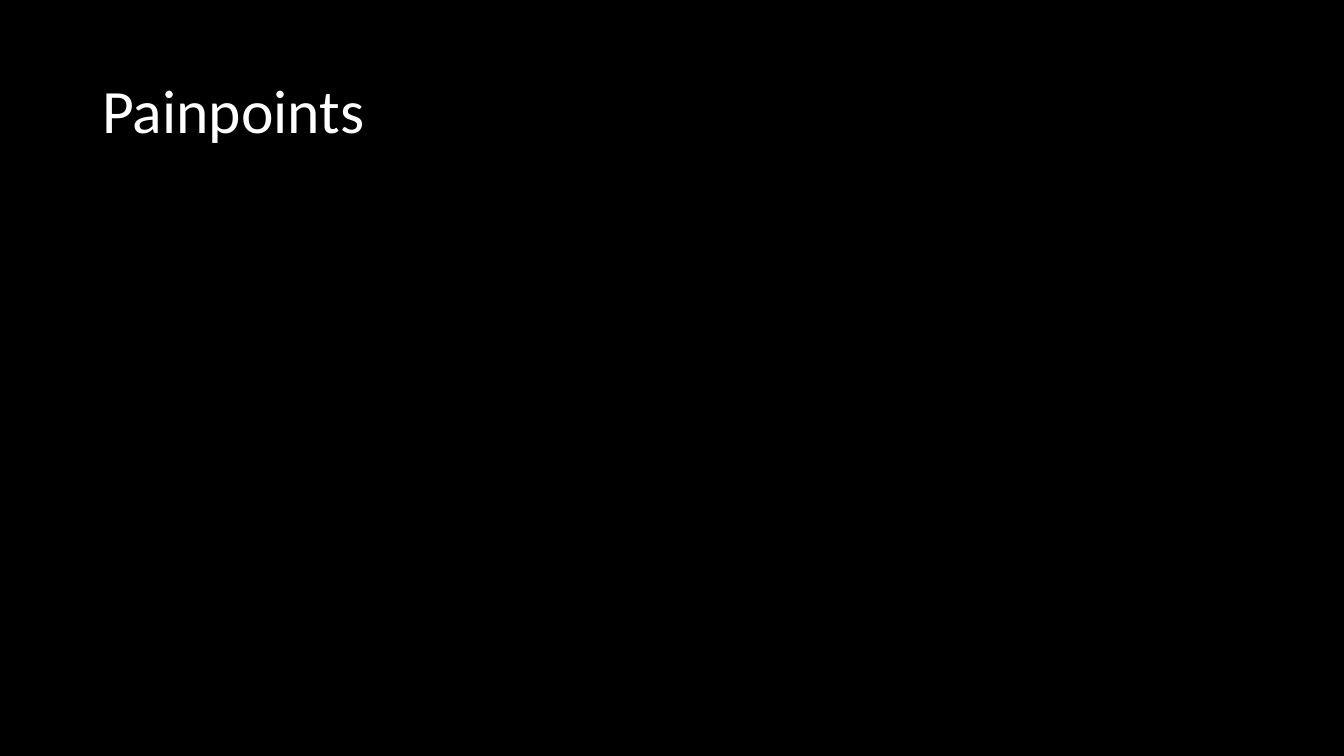
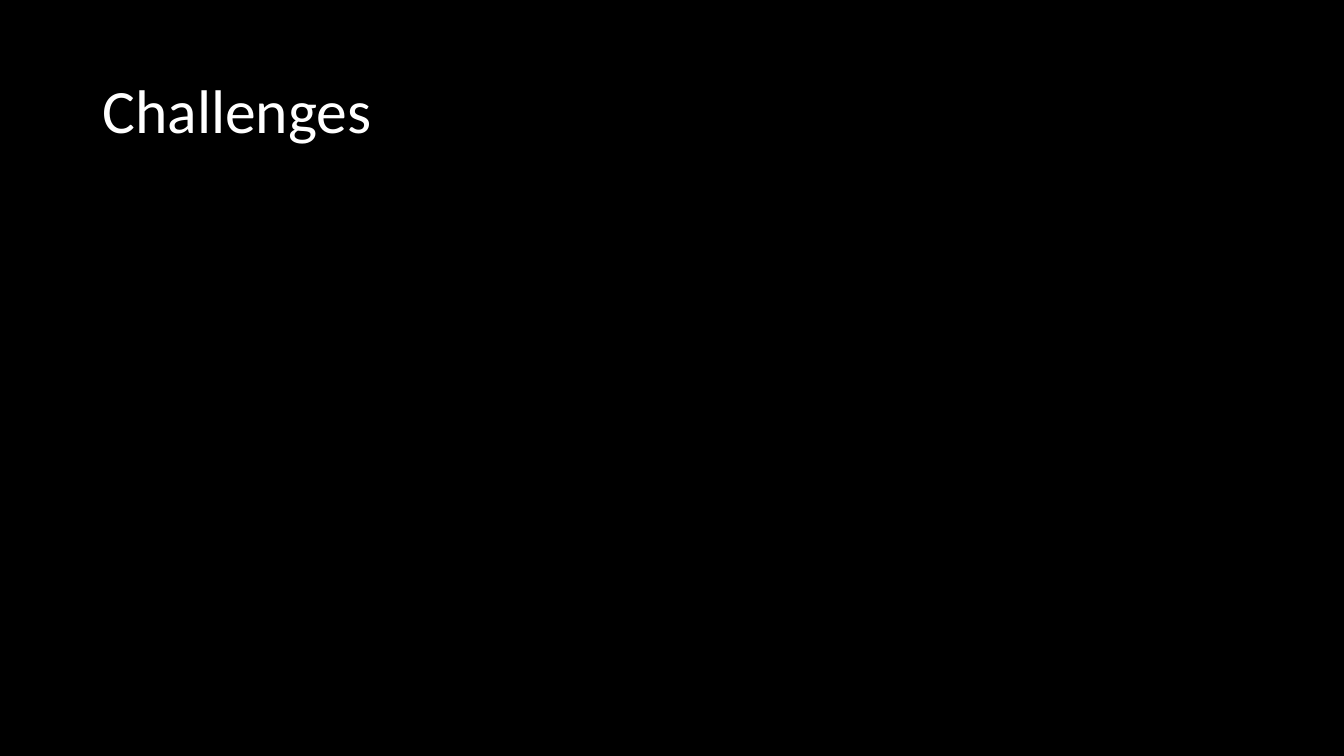
Before and after one commit to dhiviyadhanasekar/Events_Recommender, a slide deck: slide 6 of Big Data Project.pptx. Drawn at 1344x756 pixels with LibreOffice and Linux fonts; fonts in the diff are those of the drawing. Boxes give left, top, right and bottom in pixels: in the first picture for what was removed or moved away, otherwise in the second. Text is boxed around its words. In the diff, an @@ line names an element or a change of style, - is before the commit and + after.

Commit message:
Presentation

```diff
--- a/Big Data Project.pptx
+++ b/Big Data Project.pptx
@@ title at bbox=[102, 90, 371, 144]: text changed @@
-Painpoints
+Challenges
```
